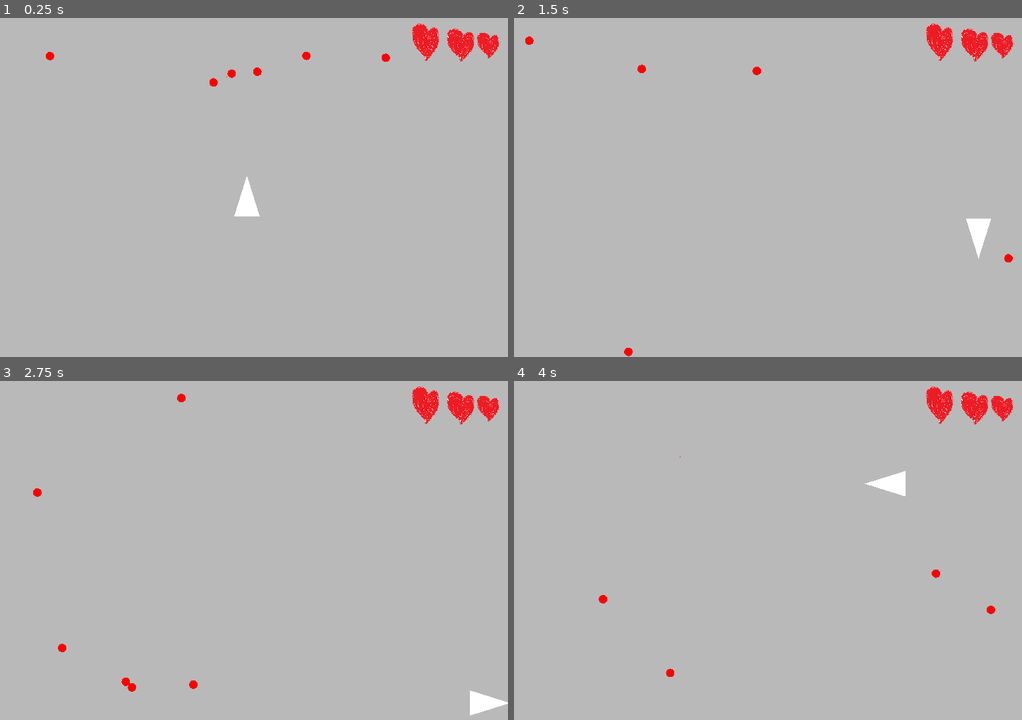
Above: before the commit, frames 1-4 (two rows, left to right).
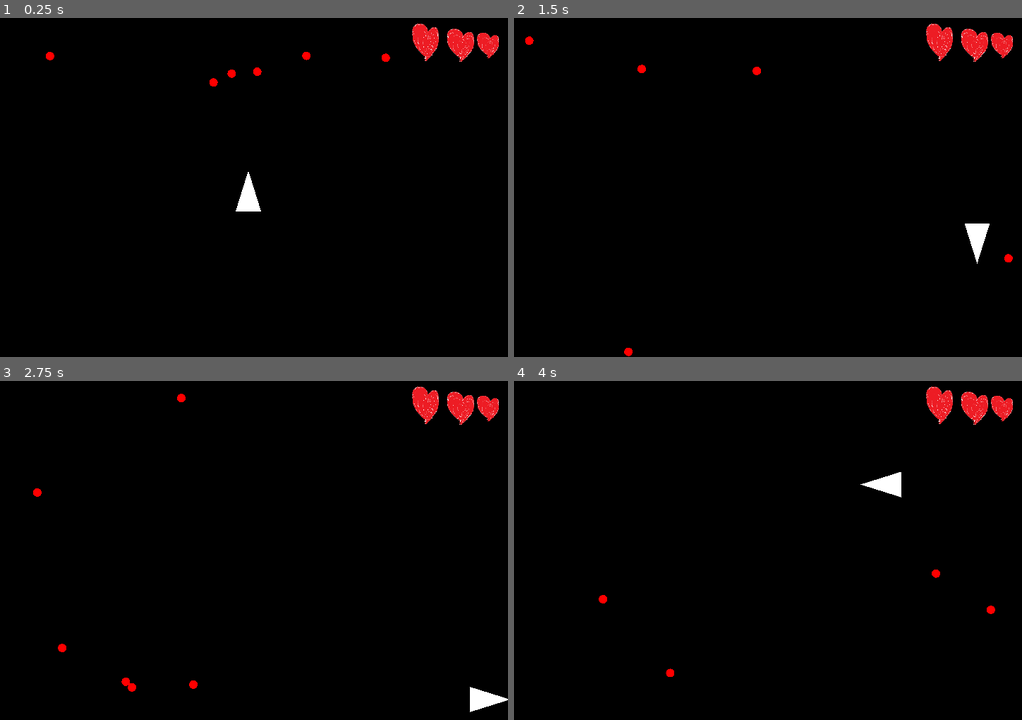
Above: after the commit, the same moments.

Repository: SabrinaRoss/Braincelll-Limited
Game: Godot game, scene res://Scene/main.tscn
Two runs of this game, one before a commit and one after it. Both use one fixed random seed, a clock stepped at 60 frames per second and the inputs below. The project has no main scene, so this scene is started directly.
Inputs:
- Up to frame 1 (0.25 s): no input
- Up to frame 2 (1.5 s): hold D (move_right) 0.53-1.28 s; hold Space (drop_items) 0.53-1.28 s; hold S (move_down) from 1.28 s (still down); tap Space (drop_items) at 1.35 s
- Up to frame 3 (2.75 s): release S (move_down) at 2.03 s; hold D (move_right) from 2.03 s (still down); hold Space (drop_items) from 2.03 s (still down)
- Up to frame 4 (4 s): release D (move_right) at 2.78 s; release Space (drop_items) at 2.78 s; hold W (move_up) 2.78-3.53 s; tap Space (drop_items) at 2.85 s; hold A (move_left) from 3.53 s (still down); hold Space (drop_items) from 3.53 s (still down)

The runs differ from the first frame. In frame 1, 99% of the frame differs, in the area x 0-100%, y 0-100%; in frame 2, 99%; in frame 3, 99%; in frame 4, 99%.

Commit message:
bug fix

Diff:
--- a/Health/heart.tscn
+++ b/Health/heart.tscn
@@ -1,8 +1,7 @@
-[gd_scene load_steps=4 format=3 uid="uid://0vdlxgl2ff8r"]
+[gd_scene load_steps=3 format=3 uid="uid://0vdlxgl2ff8r"]
 
 [ext_resource type="Script" path="res://Health/heart.gd" id="1_js6ae"]
 [ext_resource type="Texture2D" uid="uid://d4ehgcdqmrqlr" path="res://Fonts/Heart.png" id="1_y7p6m"]
-[ext_resource type="PackedScene" uid="uid://tae4edkpunok" path="res://Bullet/Bullet.tscn" id="3_65stl"]
 
 [node name="Heart" type="Node2D"]
 script = ExtResource("1_js6ae")
@@ -21,7 +20,3 @@
 position = Vector2(688, 40)
 scale = Vector2(0.0730848, 0.0945117)
 texture = ExtResource("1_y7p6m")
-
-[node name="Bullet" parent="." instance=ExtResource("3_65stl")]
-position = Vector2(560, 32)
-scale = Vector2(0.0767296, 0.128884)
--- a/Player/Player.tscn
+++ b/Player/Player.tscn
@@ -85,7 +85,7 @@
 	global_position = starting_position
 	self.rotation_degrees = 0  # Facing up
 	velocity = Vector2(0, 0)
-	BulletNum.num_bullet += 2
+	BulletNum.num_bullet += 3
 
 
 
@@ -99,15 +99,15 @@
 script = SubResource("GDScript_suq03")
 
 [node name="Player_Polygon" type="Polygon2D" parent="."]
-position = Vector2(-1.99998, 6.99325)
+position = Vector2(-2.38419e-07, 0)
 scale = Vector2(1.56445, 1.59504)
 texture_scale = Vector2(0, 0)
 polygon = PackedVector2Array(-11.5056, 16, 11.5056, 16, -1.39475e-05, -20.0579)
 
 [node name="Player_Collisions" type="CollisionPolygon2D" parent="."]
-position = Vector2(-32, 80)
+position = Vector2(-30, 73)
 scale = Vector2(5.34375, 20.6992)
-polygon = PackedVector2Array(5.61403, -4.92773, 2.24561, -2.31893, 8.98246, -2.31893)
+polygon = PackedVector2Array(5.61403, -4.92773, 2.24561, -2.31893, 8.98246, -2.31893, 8.29926, -2.84806)
 
 [node name="Camera2D" type="Camera2D" parent="."]
 scale = Vector2(1.0523, 0.993626)
@@ -122,9 +122,9 @@
 collision_mask = 4
 
 [node name="Player_Collisions" type="CollisionPolygon2D" parent="HazardDetector"]
-position = Vector2(-27, 69.6225)
+position = Vector2(-25, 65)
 scale = Vector2(4.47324, 17.4391)
-polygon = PackedVector2Array(5.61403, -4.92773, 2.24561, -2.31893, 8.72861, -2.31148)
+polygon = PackedVector2Array(5.58879, -5.04613, 2.24561, -2.31893, 8.72861, -2.31148)
 
 [node name="Timer" type="Timer" parent="."]
 wait_time = 10.794
--- a/Scene/main.tscn
+++ b/Scene/main.tscn
@@ -9,6 +9,7 @@
 script = ExtResource("1_en06q")
 
 [node name="Area" type="StaticBody2D" parent="."]
+visible = false
 disable_mode = 1
 collision_mask = 0
 
@@ -25,6 +26,7 @@
 position = Vector2(352, 248)
 
 [node name="Timer" type="Timer" parent="."]
+wait_time = 15.0
 
 [node name="Heart" parent="." instance=ExtResource("4_6dsro")]
 
